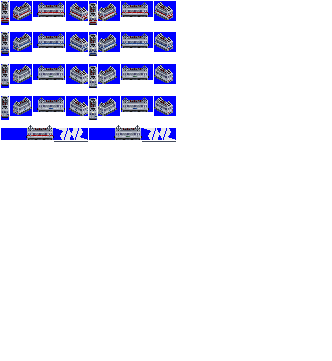
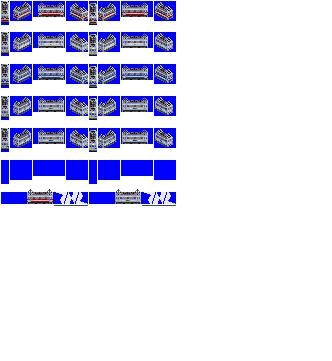
Comparing the layer stacks of the two 332 × 361 images. Changes:
painted on "ef30 cc" over [1, 38, 173, 152]
painted on "ef30" over [1, 7, 176, 206]
painted on "ed79.png" over [1, 128, 176, 204]
